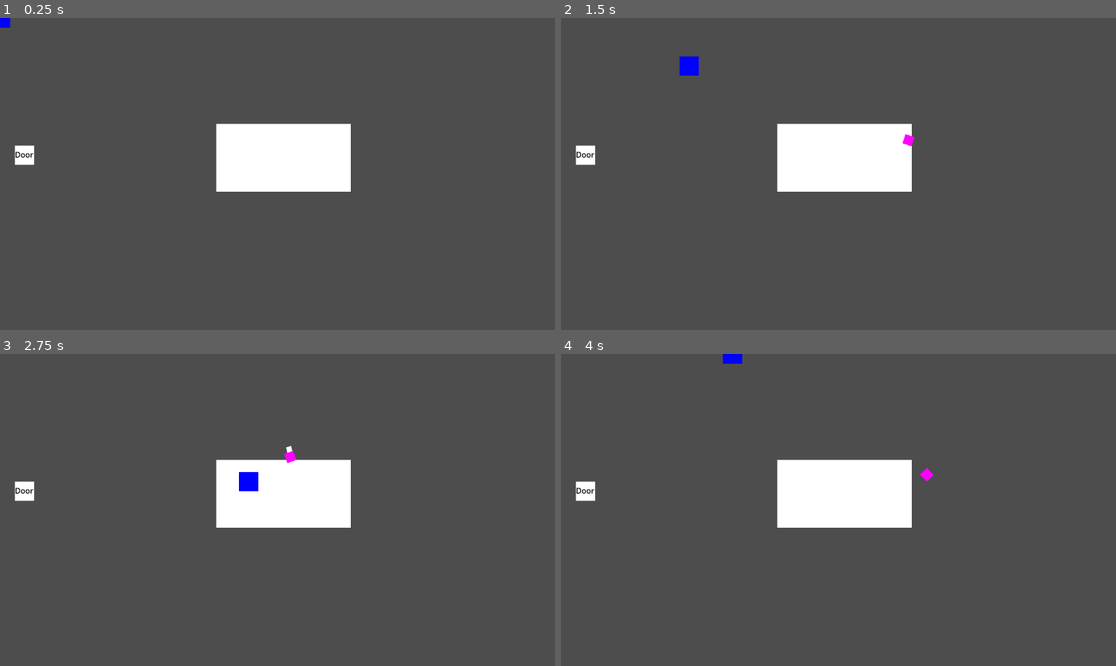
Above: before the commit, frames 1-4 (two rows, left to right).
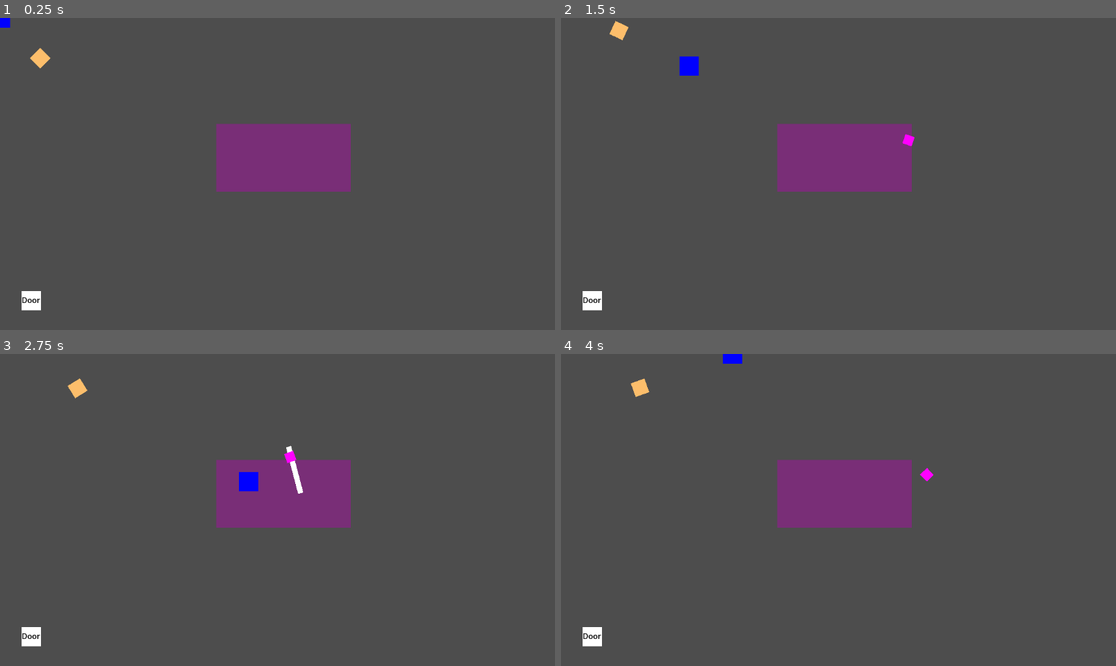
Above: after the commit, the same moments.

Repository: FlashBash21/9Lives
Game: Godot game, scene res://Scenes/Areas/world_manager.tscn
Same seed, same stepped clock (60 frames per second), same inputs: the game is played once before the commit and once after it.
Inputs (mouse positions are in pixels of both pictures, inside the frame that each line leads up to):
- Up to frame 1 (0.25 s): no input
- Up to frame 2 (1.5 s): tap Enter (ui_accept) at 0.5, 0.77 s; move the mouse to (960, 158) at 0.52 s; press the mouse at (960, 158) at 0.53 s; hold D (move_right) 0.53-1.28 s; tap Space (dash) at 0.8, 1.35 s; move the mouse to (727, 189) at 1.27 s; release the mouse at (727, 189) at 1.28 s; hold S (move_down) from 1.28 s (still down)
- Up to frame 3 (2.75 s): tap Enter (ui_accept) at 1.52 s; click (166, 525) at 1.55 s; move the mouse to (333, 441) at 2.02 s; release S (move_down) at 2.03 s; press the mouse at (333, 441) at 2.03 s; hold D (move_right) from 2.03 s (still down); tap Space (dash) at 2.3 s
- Up to frame 4 (4 s): move the mouse to (810, 572) at 2.77 s; release D (move_right) at 2.78 s; release the mouse at (810, 572) at 2.78 s; hold W (move_up) 2.78-3.53 s; tap Space (dash) at 2.85, 3.8 s; tap Enter (ui_accept) at 3.02, 3.77 s; click (810, 572) at 3.05 s; move the mouse to (1005, 556) at 3.52 s; press the mouse at (1005, 556) at 3.53 s; hold A (move_left) from 3.53 s (still down)

The runs differ from the first frame. In frame 1, 5.9% of the frame differs, in the area x 2-64%, y 9-94%; in frame 2, 5.8%; in frame 3, 5.6%; in frame 4, 5.9%.

Commit message:
bugs about doors

Diff:
--- a/Scenes/Abilities/punch_ability.tscn
+++ b/Scenes/Abilities/punch_ability.tscn
@@ -44,9 +44,11 @@
 
 [node name="Area2D" type="Area2D" parent="."]
 collision_layer = 4
+monitoring = false
 
 [node name="CollisionShape2D" type="CollisionShape2D" parent="Area2D"]
 shape = SubResource("RectangleShape2D_vrdqv")
+debug_color = Color(0, 0.6, 0.701961, 0.419608)
 
 [node name="AttackPlayer" type="AnimationPlayer" parent="."]
 libraries = {
--- a/Scenes/Abilities/vision_ability.gd
+++ b/Scenes/Abilities/vision_ability.gd
@@ -18,8 +18,6 @@
 	self.position = entity.position
 	self.scale = range
 
-	#spotted()
-	#moveTo()
 # Called when the node enters the scene tree for the first time.
 func _ready():
 	pass
@@ -38,15 +36,14 @@
 		for group in effector_groups:
 			if body.is_in_group(group):
 					target_location = (body.position)
-					#print(target_location)
-					break
-			else: target_location = self.position
+					return
+	target_location = entity.position
 
 func moveTo():
 	entity.look_at(target_location)
-	var direction = (target_location - entity.position).normalized()
-	var distance = entity.position.distance_to(target_location)
-	entity.velocity = direction * speed
-	#print(direction * speed)
-	if (distance > 10):
-		entity.move_and_slide()
+	var direction = (target_location - entity.position)
+	if (direction.length() != 0):
+		var distance = entity.position.distance_to(target_location)
+		entity.velocity = direction.normalized() * speed
+		if (distance > 10):
+			entity.move_and_slide()
--- a/Scenes/Areas/area_0.tscn
+++ b/Scenes/Areas/area_0.tscn
@@ -11,7 +11,8 @@
 offset_top = 220.0
 offset_right = 728.0
 offset_bottom = 361.0
+color = Color(0.47451, 0.180392, 0.466667, 1)
 
 [node name="AreaDoor" parent="." instance=ExtResource("2_syyrj")]
-position = Vector2(51, 285)
+position = Vector2(65, 587)
 Area = 1
--- a/Scenes/Areas/area_1.tscn
+++ b/Scenes/Areas/area_1.tscn
@@ -1,6 +1,7 @@
-[gd_scene load_steps=2 format=3 uid="uid://bfi1ysx04scl8"]
+[gd_scene load_steps=3 format=3 uid="uid://bfi1ysx04scl8"]
 
 [ext_resource type="Script" path="res://Scripts/Areas/area_1.gd" id="1_bpvbr"]
+[ext_resource type="PackedScene" uid="uid://bt4ixmf8kiyxf" path="res://Scenes/Areas/Area Objects/area_door.tscn" id="2_qwe73"]
 
 [node name="Area 1" type="Node2D"]
 script = ExtResource("1_bpvbr")
@@ -11,3 +12,7 @@
 offset_right = 643.0
 offset_bottom = 434.0
 color = Color(1, 0, 1, 1)
+
+[node name="AreaDoor" parent="." instance=ExtResource("2_qwe73")]
+position = Vector2(1102, 48)
+Area = 2
--- /dev/null
+++ b/Scenes/Areas/area_2.tscn
@@ -0,0 +1,18 @@
+[gd_scene load_steps=3 format=3 uid="uid://b46hfgd7dg5ou"]
+
+[ext_resource type="Script" path="res://Scripts/Areas/area_1.gd" id="1_b2pfy"]
+[ext_resource type="PackedScene" uid="uid://bt4ixmf8kiyxf" path="res://Scenes/Areas/Area Objects/area_door.tscn" id="2_qnbfg"]
+
+[node name="Area 1" type="Node2D"]
+script = ExtResource("1_b2pfy")
+
+[node name="ColorRect" type="ColorRect" parent="."]
+offset_left = 518.0
+offset_top = 163.0
+offset_right = 643.0
+offset_bottom = 434.0
+color = Color(0.564706, 0.6, 0.866667, 1)
+
+[node name="AreaDoor" parent="." instance=ExtResource("2_qnbfg")]
+position = Vector2(147, 298)
+Area = 1
--- a/Scripts/Areas/Area Objects/area_door.gd
+++ b/Scripts/Areas/Area Objects/area_door.gd
@@ -1,19 +1,25 @@
 extends Area2D
 class_name AreaDoor
 
-@export var Area: int
+@export var Area := 0
+var enabled = false
+var grace_period = 2
+
 
 func _process(delta) -> void:
+	if grace_period > 0:
+		grace_period -= 1
+		return
 	var bodies = get_overlapping_bodies()
-	if (bodies.size() > 0):
+	if (bodies.size() == 0):
+		enabled = true
+
+	if (bodies.size() > 0 and enabled):
 		var body = bodies[0] as Entity
 		var parent = get_parent() as BaseArea
 		if !parent:
 			push_error("Door is not a child of a BaseArea node")
 			return
-		if !Area:
-			push_error("No Area defined for door")
-			return
 		if (body):
 			body.position = get_viewport().get_size() - Vector2i(body.position)
 		parent.query_area_load.emit(Area)
--- a/Scripts/Areas/area_0.gd
+++ b/Scripts/Areas/area_0.gd
@@ -2,5 +2,8 @@
 
 
 func _ready() -> void:
+	var enemy = load("res://Scenes/Entites/test_enemy.tscn")
+	var enemy_ref = enemy.instantiate()
+	add_child(enemy_ref)
+	enemy_ref.position = Vector2(100, 100)
 	super()
-	print("Hi!")
--- a/Scripts/Entities/test_enemy.gd
+++ b/Scripts/Entities/test_enemy.gd
@@ -16,7 +16,7 @@
 
 	vision_ability.execute(({"entity" = self,
 						"effectors" = ["Player"],
-						"range" = self.scale * 100,
+						"range" = self.scale * 20,
 						"speed" = 100}))
 	#punch_ability.global_position = self.global_position
 
